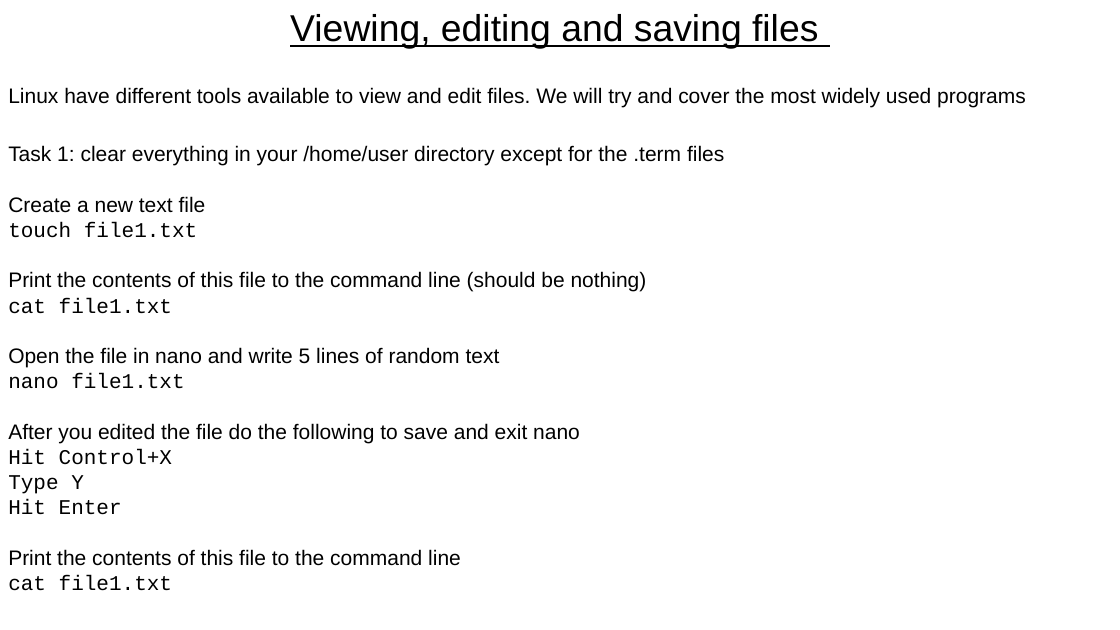
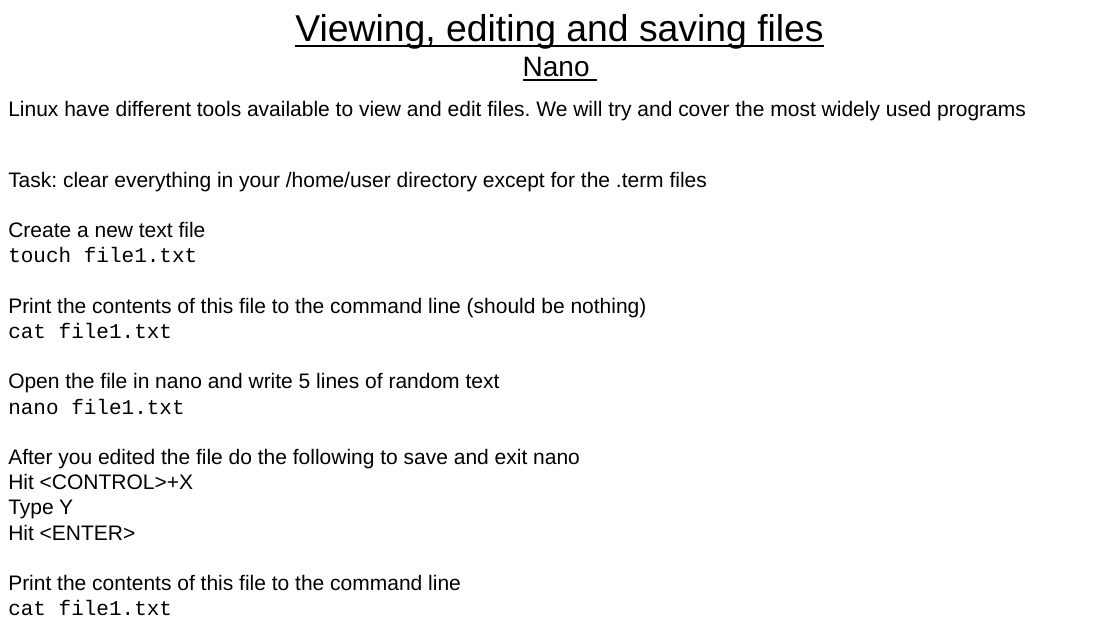
Before and after one commit to FrederickClasen/KCL_MSc_2023, a slide deck: slide 34 of Introduction_to_Linux/M2-Introduction-to-linux.pptx (slide 33 before the commit). Drawn at 1120x630 pixels with LibreOffice and Linux fonts; fonts in the diff are those of the drawing. Boxes give left, top, right and bottom in pixels: in the first picture for what was removed or moved away, otherwise in the second. Text is boxed around its words. In the diff, an @@ line names an element or a change of style, - is before the commit and + after.

```diff
--- a/Introduction_to_Linux/M2-Introduction-to-linux.pptx
+++ b/Introduction_to_Linux/M2-Introduction-to-linux.pptx
@@ text at (x1=523, y1=56, x2=590, y2=81): paragraph added @@
+Nano
@@ text "Linux have different tools available ..." moved from (x1=8, y1=87, x2=1026, y2=107) to (x1=8, y1=100, x2=1026, y2=120) @@
@@ text "Task: clear everything in your ..." moved from (x1=8, y1=145, x2=724, y2=591) to (x1=8, y1=171, x2=707, y2=616) @@
@@ text at (x1=8, y1=171, x2=707, y2=191): text changed @@
-Task 1: clear everything in your /home/user directory except for the .term files
+Task: clear everything in your /home/user directory except for the .term files
@@ text at (x1=8, y1=473, x2=193, y2=490): text changed; font Courier New to Arial @@
-Hit Control+X
+Hit <CONTROL>+X
@@ text at (x1=8, y1=499, x2=73, y2=519): font Courier New to Arial in "Type Y" @@
@@ text at (x1=8, y1=524, x2=136, y2=540): text changed; font Courier New to Arial @@
-Hit Enter
+Hit <ENTER>
```
Also in this commit, not shown: 6 other slides changed, 2 slides added.
